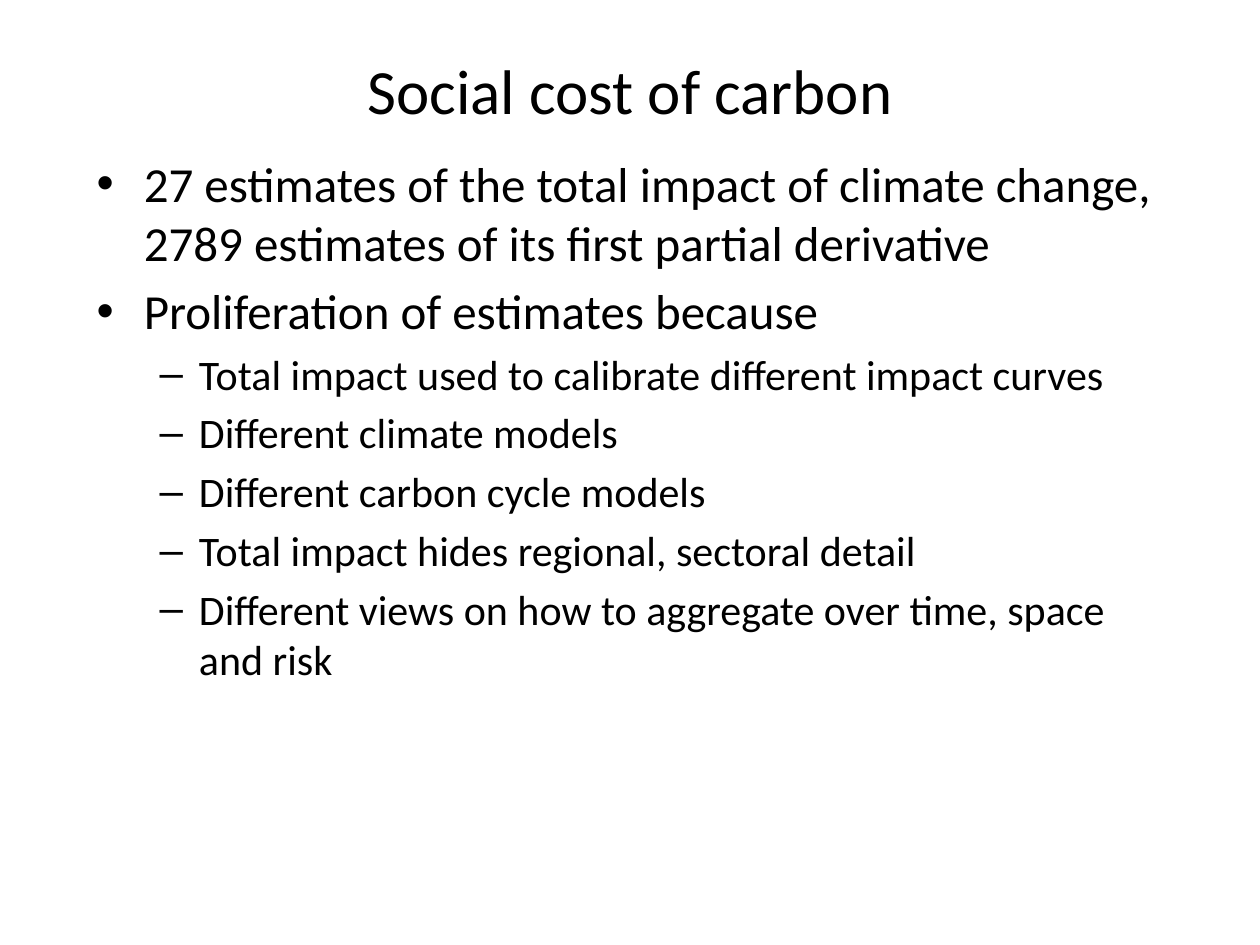
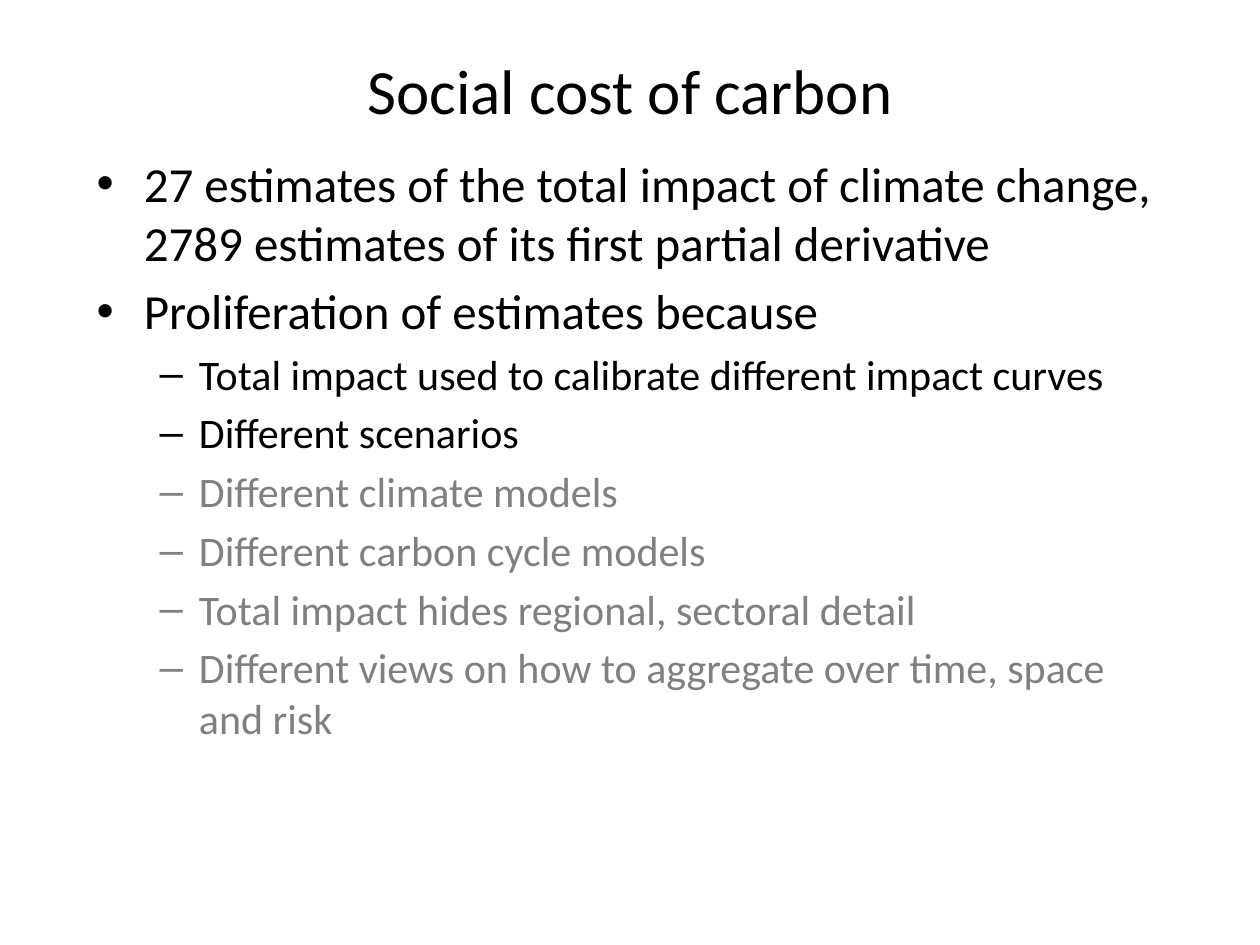
Before and after one commit to rtol/ClimateEconomics, a slide deck: slide 28 of cceug6 econimp.pptx (slide 21 before the commit). Drawn at 1260x945 pixels with LibreOffice and Linux fonts; fonts in the diff are those of the drawing. Boxes give left, top, right and bottom in pixels: in the first picture for what was removed or moved away, otherwise in the second. Text is boxed around its words. In the diff, an @@ line names an element or a change of style, - is before the commit and + after.

```diff
--- a/cceug6 econimp.pptx
+++ b/cceug6 econimp.pptx
@@ text at (x1=199, y1=419, x2=519, y2=449): paragraph added @@
+  – Different scenarios
@@ text at (x1=199, y1=478, x2=1104, y2=734): text colour #000000 to #808080 in "Different climate models", "Different carbon cycle models", "Total impact hides regional, sectoral detail", "Different views on how to aggregate over ..." @@
```
Also in this commit, not shown: 2 other slides changed, 22 slides added, 7 other files.
